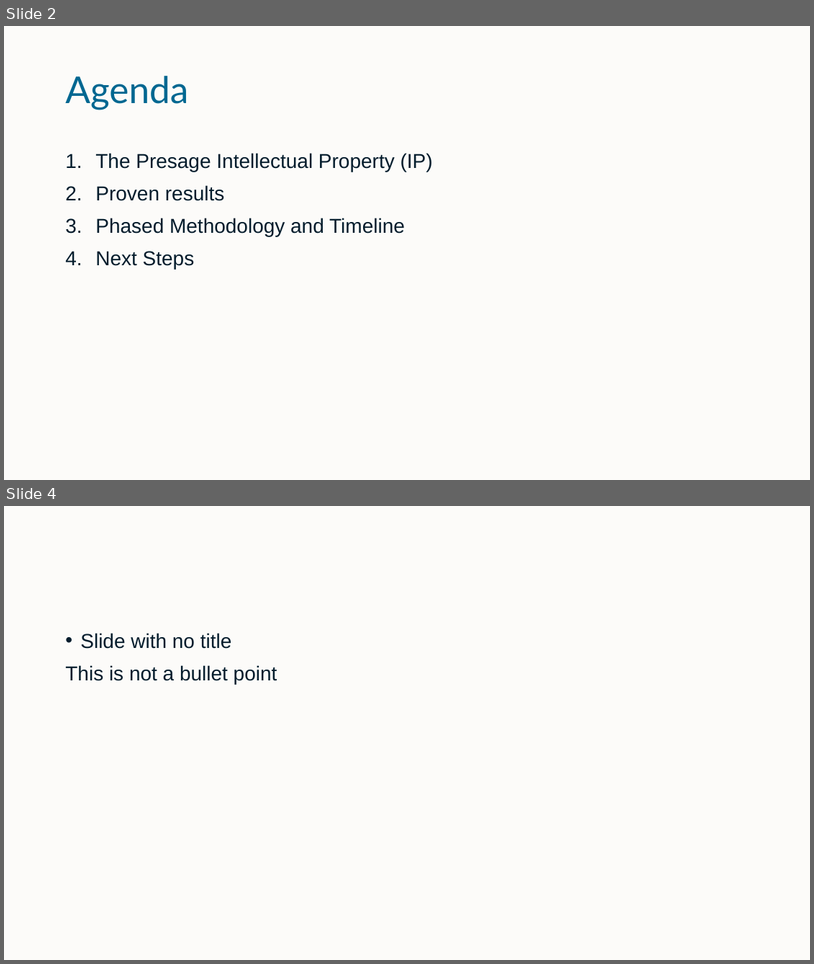
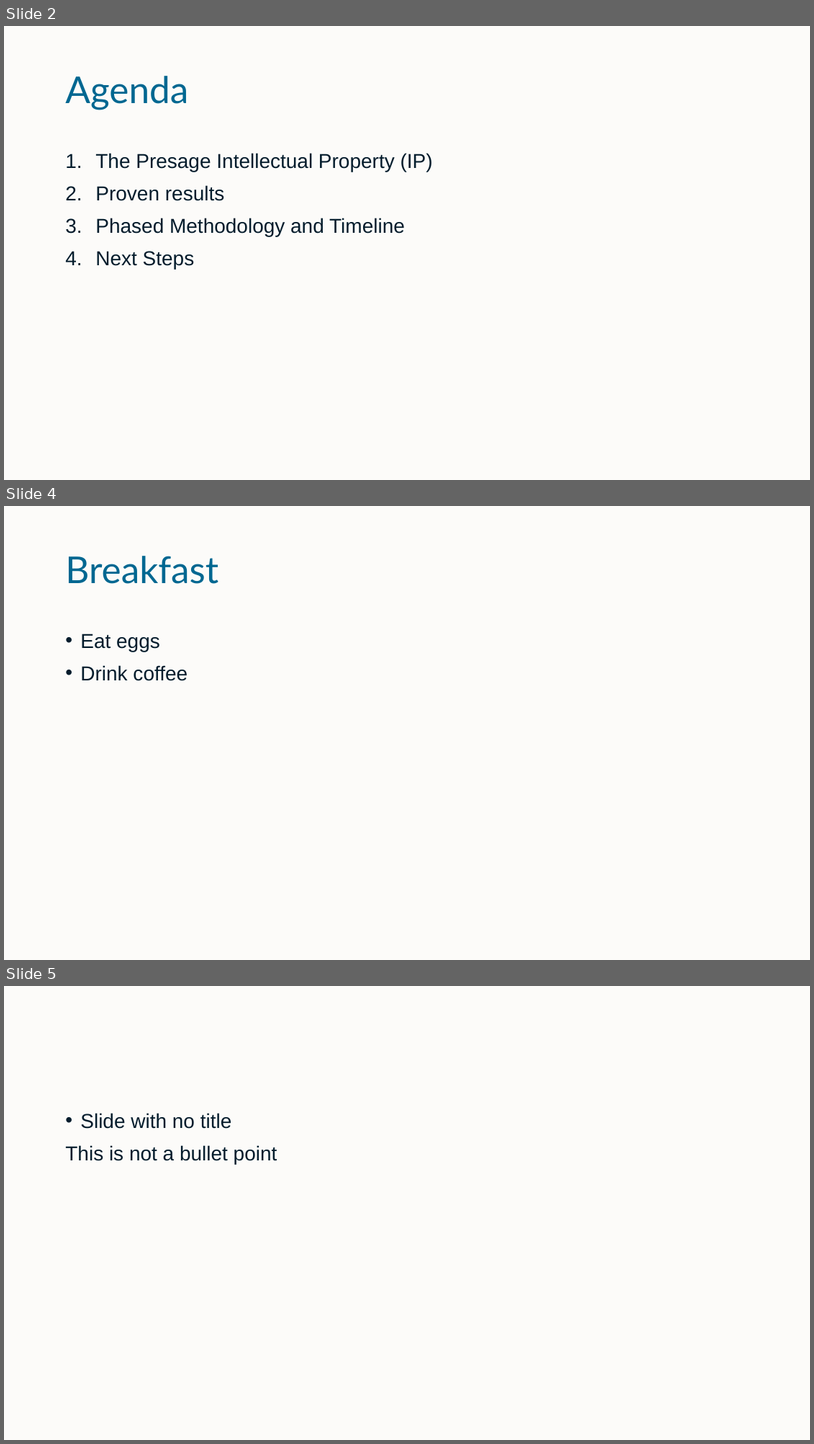
Before and after one commit to udurraniAtPresage/making_theme, a slide deck: quarto/quarto_template.pptx. Shown one above the other, each under a label of ours: slides 2 and 4 before the commit, slides 2, 4 and 5 after it; the slides between them are not shown. The pictures are 814x964 and 814x1444 pixels, drawn with LibreOffice and Linux fonts; fonts in the diff are those of the drawing; background and template pictures are left out. Boxes give left, top, right and bottom in pixels: in the first picture for what was removed or moved away, otherwise in the second. Text is boxed around its words. In the diff, an @@ line names an element or a change of style, - is before the commit and + after.

```diff
--- a/quarto/quarto_template.pptx
+++ b/quarto/quarto_template.pptx
@@ slide 4 added at (4,506,810,960), background #FCFBF9 @@
@@ title added at (65,556,219,584), 44 pt, text #006791 @@
+Breakfast
@@ text added at (80,633,188,681), 24 pt, text #041C2C @@
+• Eat eggs
+• Drink coffee
@@ what was slide 4 is now slide 5 @@
```
Also in this commit, not shown: 3 slides changed, 5 other files.
